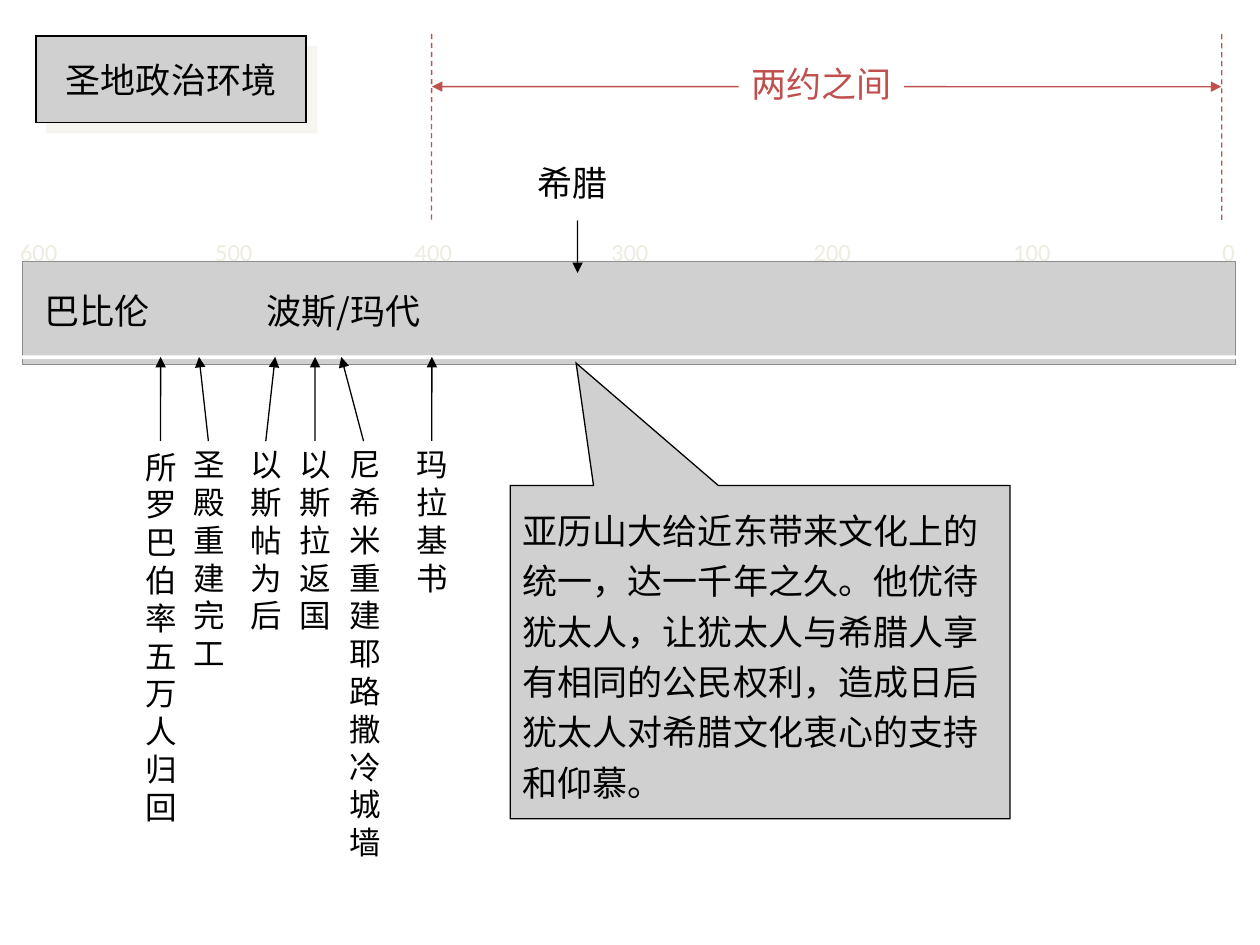
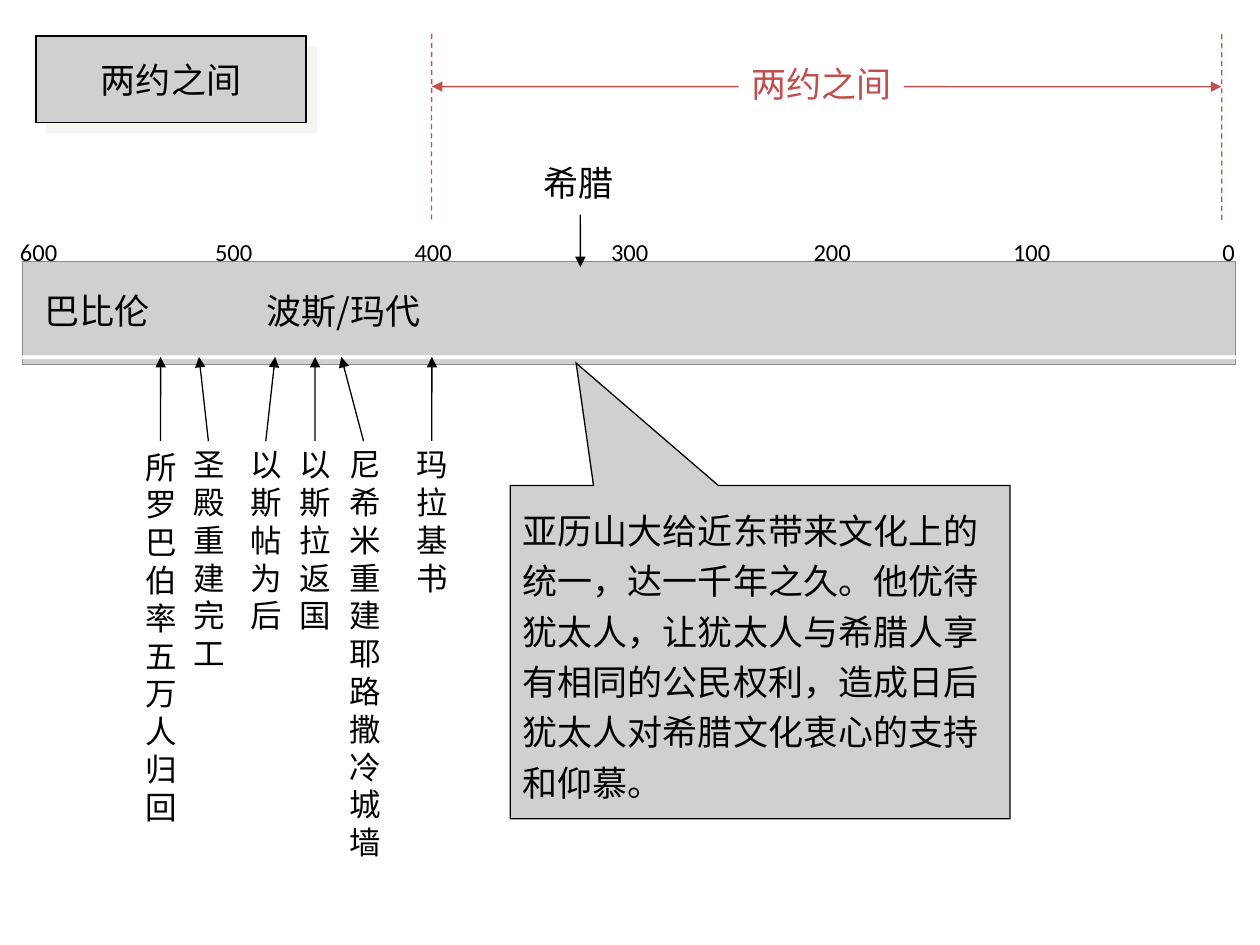
Before and after one commit to zy-hz/my-bible, a slide deck: slide 12 of 课程设计/马可福音查经/PPT/历史背景.ppt (slide 11 before the commit). Drawn at 1260x945 pixels with LibreOffice and Linux fonts; fonts in the diff are those of the drawing; grey boxes stand for pictures. Boxes give left, top, right and bottom in pixels: in the first picture for what was removed or moved away, otherwise in the second. Text is boxed around its words. In the diff, an @@ line names an element or a change of style, - is before the commit and + after.

Commit message:
06

```diff
--- a/课程设计/马可福音查经/PPT/历史背景.ppt
+++ b/课程设计/马可福音查经/PPT/历史背景.ppt
@@ text in picture at (101, 63, 241, 96): text changed @@
-圣地政治环境
+两约之间
@@ text "希腊": place and size @@
-text "希腊" at (538, 166, 608, 199)
+text "希腊" at (543, 166, 613, 199)
@@ arrow moved from (577, 220) - (577, 273) to (581, 214) - (581, 267) @@
@@ text colour #EEECE1 to #000000 in 7 elements at (20, 242, 57, 268), (215, 242, 252, 262), (415, 242, 452, 262), (611, 242, 648, 262), (814, 242, 851, 262), (1013, 242, 1050, 262), (1222, 242, 1234, 262) @@
```
Also in this commit, not shown: 15 other slides changed, 2 slides added.
